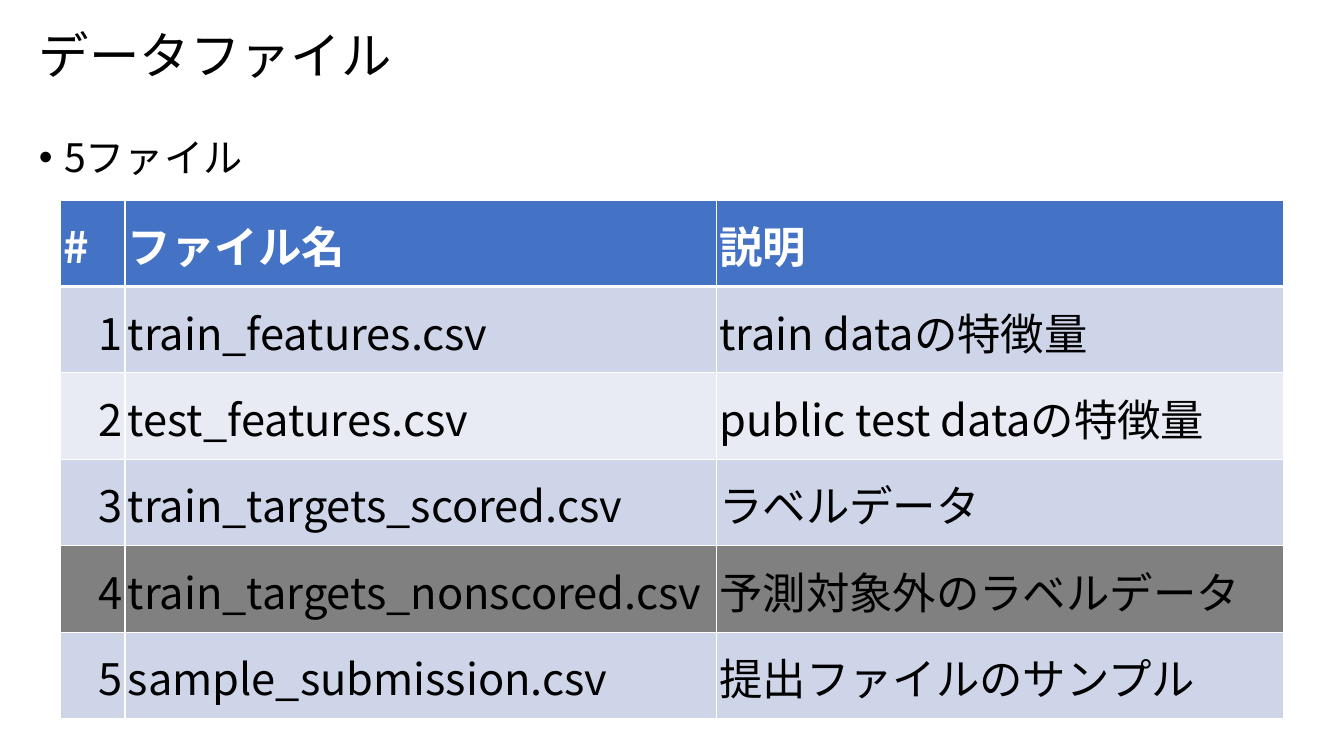
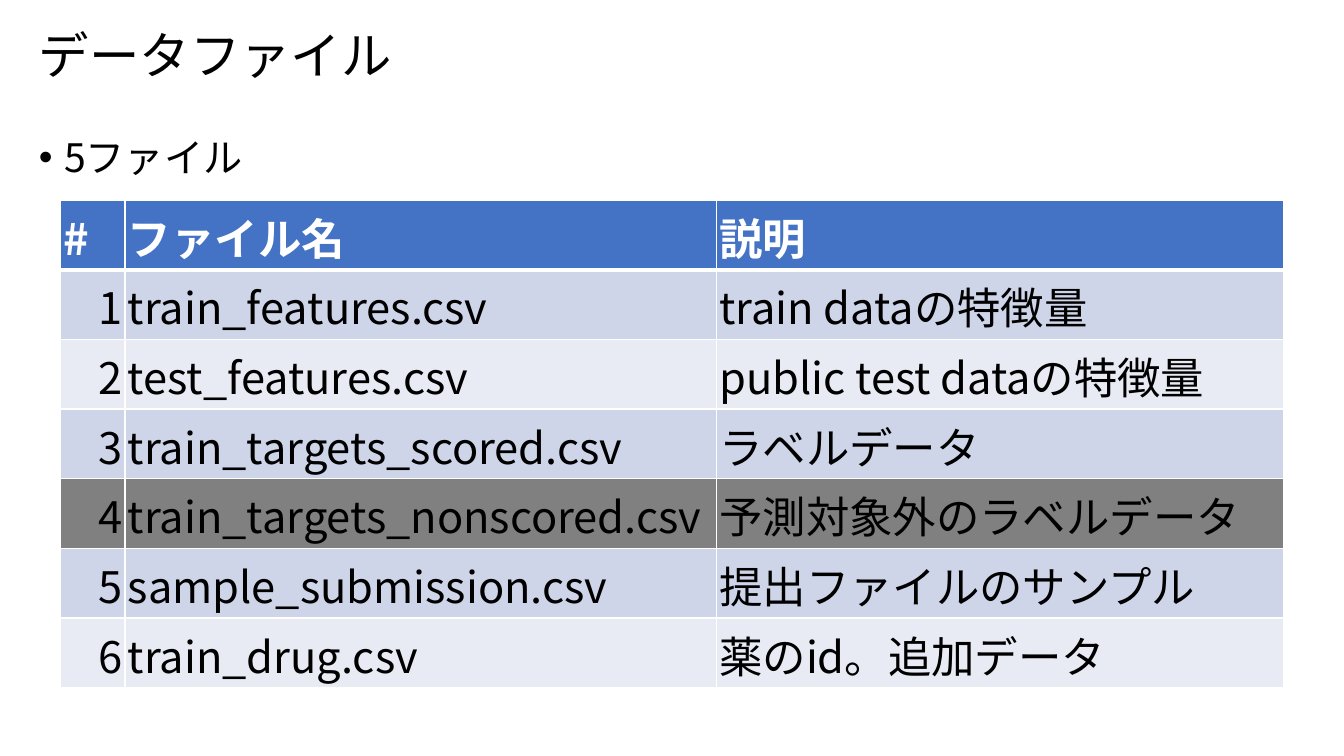
Before and after one commit to riron1206/kaggle_MoA, a slide deck: slide 3 of Kaggle_MoA.pptx. Drawn at 1344x756 pixels with LibreOffice and Linux fonts; fonts in the diff are those of the drawing. Boxes give left, top, right and bottom in pixels: in the first picture for what was removed or moved away, otherwise in the second. Text is boxed around its words. In the diff, an @@ line names an element or a change of style, - is before the commit and + after.

```diff
--- a/Kaggle_MoA.pptx
+++ b/Kaggle_MoA.pptx
@@ table at (x1=60, y1=200, x2=1285, y2=688) @@
+row 7: 6 | train_drug.csv | 薬のid。追加データ
```
Also in this commit, not shown: 1 other slide changed.
